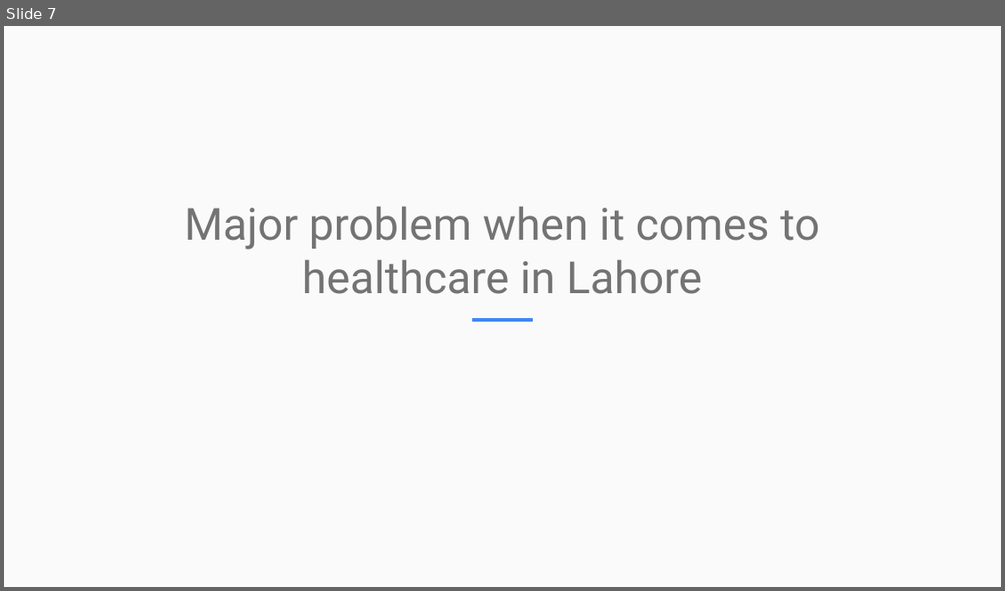
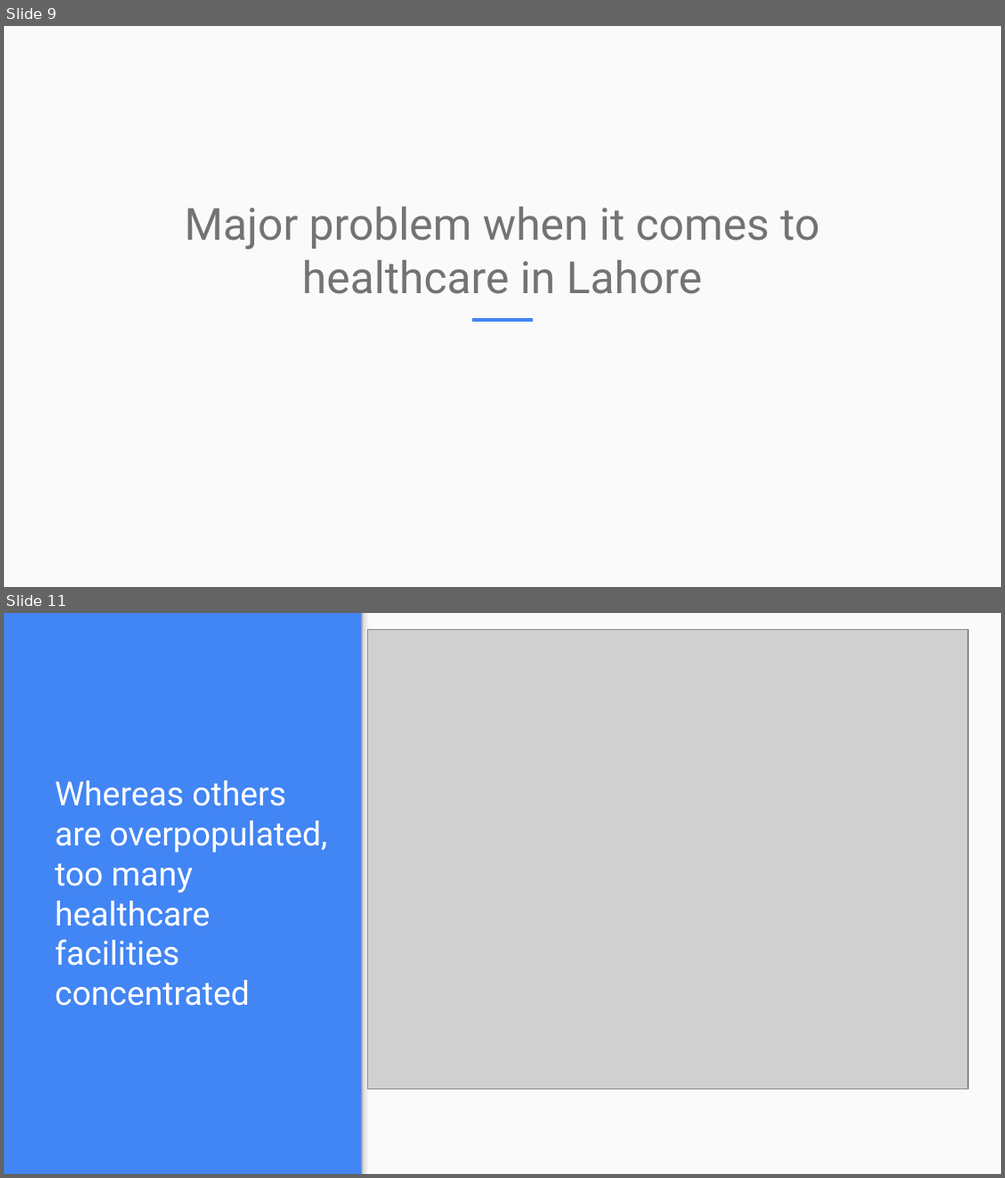
Before and after one commit to mh273/Coursera_Capstone, a slide deck: General presentation.pptx. Shown one above the other, each under a label of ours: slide 7 before the commit, slides 9 and 11 after it; the slides between them are not shown. The pictures are 1005x591 and 1005x1178 pixels, drawn with LibreOffice and Linux fonts; fonts in the diff are those of the drawing; grey boxes stand for pictures. Boxes give left, top, right and bottom in pixels: in the first picture for what was removed or moved away, otherwise in the second. Text is boxed around its words. In the diff, an @@ line names an element or a change of style, - is before the commit and + after.

```diff
--- a/General presentation.pptx
+++ b/General presentation.pptx
@@ slide 11 added at (4,613,1001,1174), background #4285F4 @@
@@ rectangle added at (361,613,1001,1173), fill #FAFAFA @@
@@ rectangle added at (361,613,372,1173), fill gradient #F9F9F9 to #DEDEDE to #999999 @@
@@ picture added at (368,630,968,1089) @@
@@ title added at (55,780,328,1005), 24 pt, text #FFFFFF @@
+Whereas others are overpopulated, too many healthcare facilities concentrated
@@ what was slide 7 is now slide 9 @@
```
Also in this commit, not shown: 1 slide changed, 3 other slides added, 1 slide removed.
